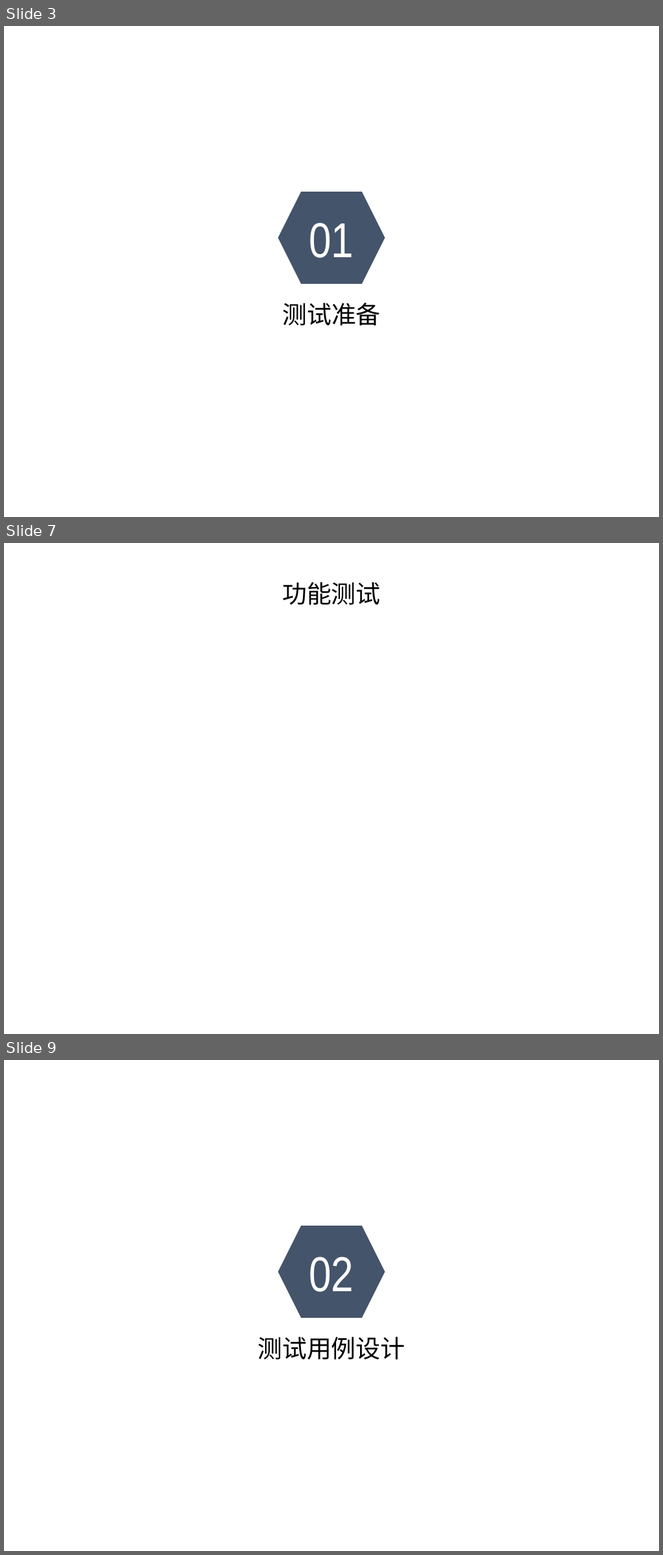
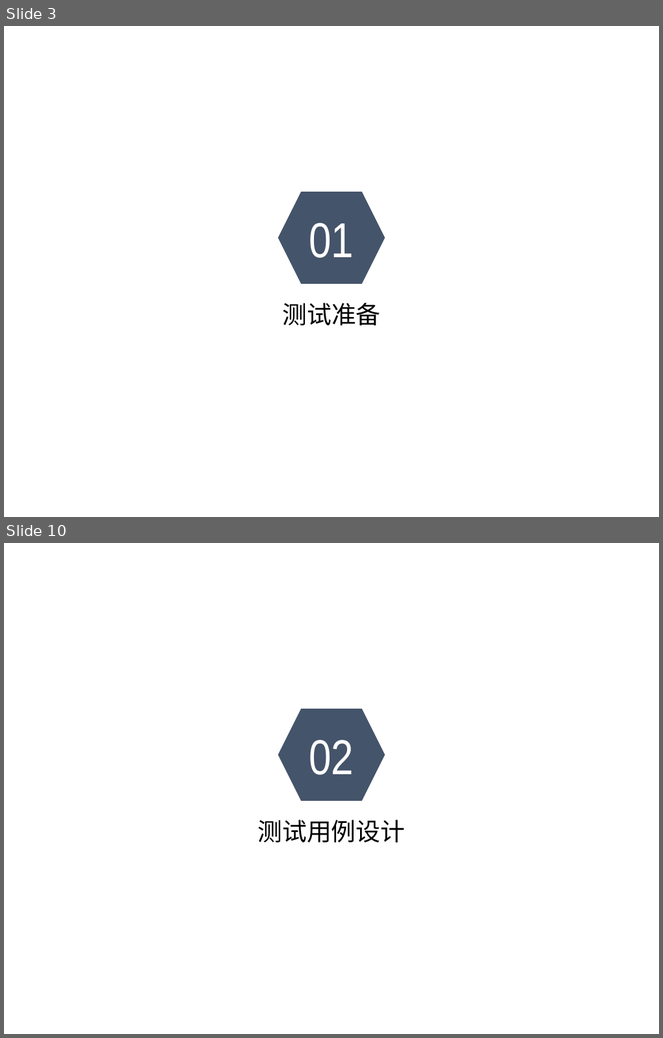
Before and after one commit to sebuaa2019/Team201, a slide deck: 测试报告.pptx. Shown one above the other, each under a label of ours: slides 3, 7 and 9 before the commit, slides 3 and 10 after it; the slides between them are not shown. The pictures are 663x1555 and 663x1038 pixels, drawn with LibreOffice and Linux fonts; fonts in the diff are those of the drawing; background and template pictures are left out. Boxes give left, top, right and bottom in pixels: in the first picture for what was removed or moved away, otherwise in the second. Text is boxed around its words. In the diff, an @@ line names an element or a change of style, - is before the commit and + after.

```diff
--- a/测试报告.pptx
+++ b/测试报告.pptx
@@ slide 7 removed at (x1=4, y1=543, x2=659, y2=1034), background picture (left out) @@
@@ text removed at (x1=282, y1=582, x2=380, y2=605) @@
-功能测试
@@ what was slide 9 is now slide 10 @@
```
Also in this commit, not shown: 14 slides added, 4 other slides removed.
